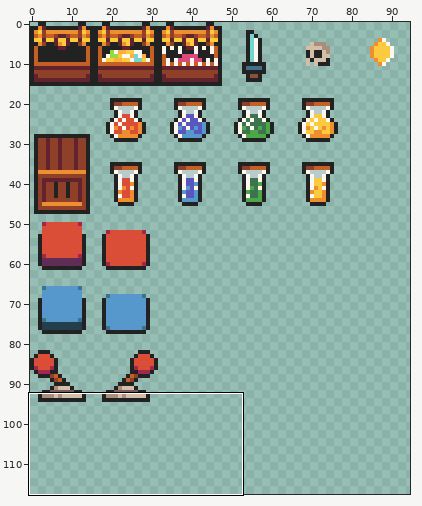
Sprite sheet, stored at public/maps/tiles/objects01.png. The first picture is a wide view before the edit; the outline marks the close-up.
Close-up. The starting point:
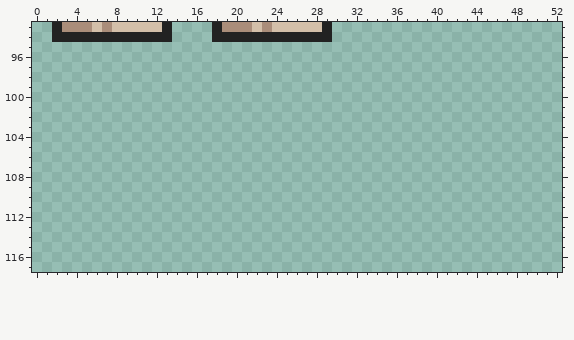
The file is 256x512 pixels, drawn in blocks of 2x2; one block is one cell here. Shown: x 0..52, y 93..117. The old version is drawn lined up with the new one. The wide view leaves out empty margins.
The same view after the edit:
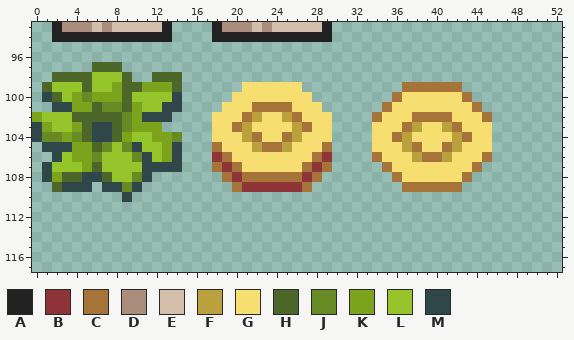
Palette (. is transparent): A #222222  B #8f3439  C #a67338  D #aa8d7a  E #d3bfa9  F #baa13e  G #f7de70  H #4d672b  J #678a25  K #7ba41c  L #95c52b  M #2f4748
From old to new:
whole drawing moved by -16,-16 (the old picture is shown already moved)
@@ x 0..52 @@
  96 .....................................................
- 97 .....................................................
- 98 .....................................................
- 99 .....................................................
-100 .....................................................
-101 .....................................................
-102 .....................................................
-103 .....................................................
-104 .....................................................
-105 .....................................................
-106 .....................................................
-107 .....................................................
-108 .....................................................
-109 .....................................................
-110 .....................................................
+ 97 ......HHH............................................
+ 98 ..HHHHLLLH..HHH......................................
+ 99 .HLLLHLLKHHKKKH......GGGGGG..........CCCCCC..........
+100 .MHLKJKKKHLLLLM.....GGGGGGGG........CGGGGGGC.........
+101 ..MMKKHJJHKLLMM....GGGCCCCGGG......CGGGGGGGGC........
+102 KLLLHHHHHJKMMM....GGGCFGGFCGGG....CGGGCCCCGGGC.......
+103 MKLLKHMMHJKKK.....GGCFGGGGFCGG....GGGCFGGFCGGG.......
+104 MJJKJHMMHKLLKKJ...GGGFCGGCFGGG....GGCFGGGGFCGG.......
+105 .MMMKKHJLJMLLKM...CGGGFCCFGGGC....GGGFCGGCFGGG.......
+106 ..MLKKJLLLJMLKM...BCGGGGGGGGCB....CGGGFCCFGGGC.......
+107 .MLLLKHLLLLMMMM...CBCGGGGGGCBC.....CGGGGGGGGC........
+108 .MKHHMMHLLJM.......CBCCCCCCBC.......CGGGGGGC.........
+109 ..HMMM.MMJM.........CBBBBBBC.........CCCCCC..........
+110 .........M...........................................
 111 .....................................................
Changed places in both close-ups, as pixel boxes (x1, y1, x2, y2):
added: (32, 62, 182, 202)
added: (212, 82, 332, 192)
added: (372, 82, 492, 192)
